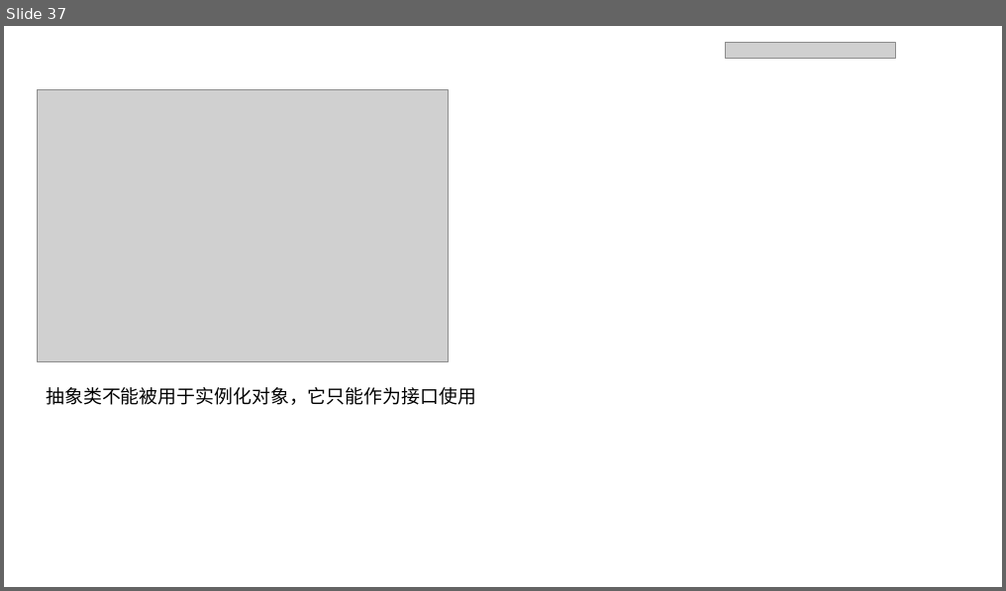
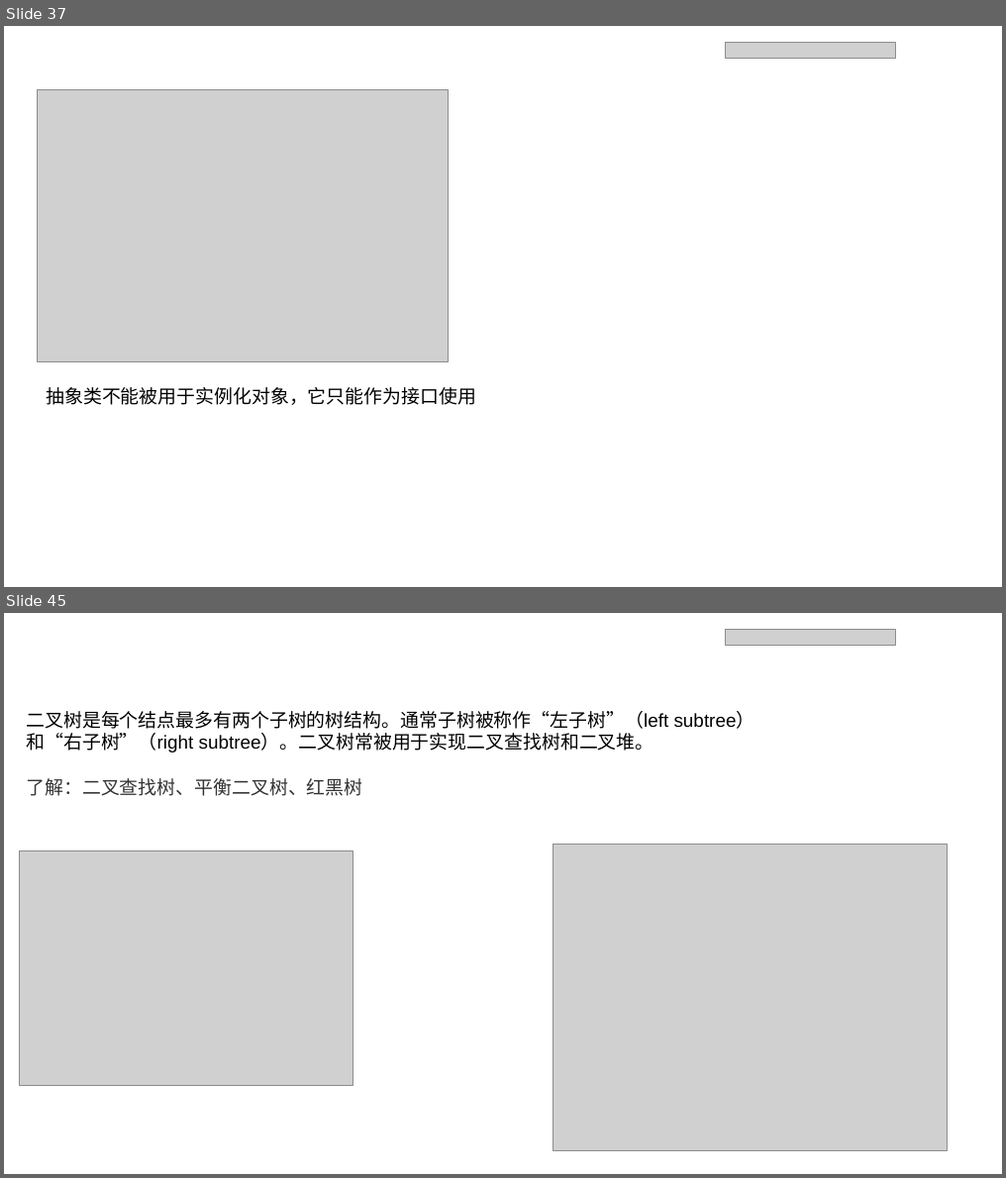
Before and after one commit to IIIcecream/CloudCPluasPlus, a slide deck: C++基础.pptx. Shown one above the other, each under a label of ours: slide 37 before the commit, slides 37 and 45 after it; the slides between them are not shown. The pictures are 1006x591 and 1006x1178 pixels, drawn with LibreOffice and Linux fonts; fonts in the diff are those of the drawing; grey boxes stand for pictures; background and template pictures are left out. Boxes give left, top, right and bottom in pixels: in the first picture for what was removed or moved away, otherwise in the second. Text is boxed around its words. In the diff, an @@ line names an element or a change of style, - is before the commit and + after.

```diff
--- a/C++基础.pptx
+++ b/C++基础.pptx
@@ slide 45 added at <box>4,613,1002,1174</box>, background picture (left out) @@
@@ text added at <box>19,627,311,657</box>, 18 pt, text #FFFFFF @@
+二叉树
@@ picture added at <box>726,629,896,646</box> @@
@@ text added at <box>896,615,1000,653</box>, 18 pt, text #FFFFFF @@
+· GTJ2018
@@ text added at <box>26,711,755,796</box>, 18 pt, text #000000 @@
+二叉树是每个结点最多有两个子树的树结构。通常子树被称作“左子树”（left subtree）和“右子树”（right subtree）。二叉树常被用于实现二叉查找树和二叉堆。
+了解：二叉查找树、平衡二叉树、红黑树
@@ picture added at <box>552,844,947,1151</box> @@
@@ picture added at <box>19,851,352,1086</box> @@
```
Also in this commit, not shown: 2 slides changed, 11 other slides added, 1 other file.
